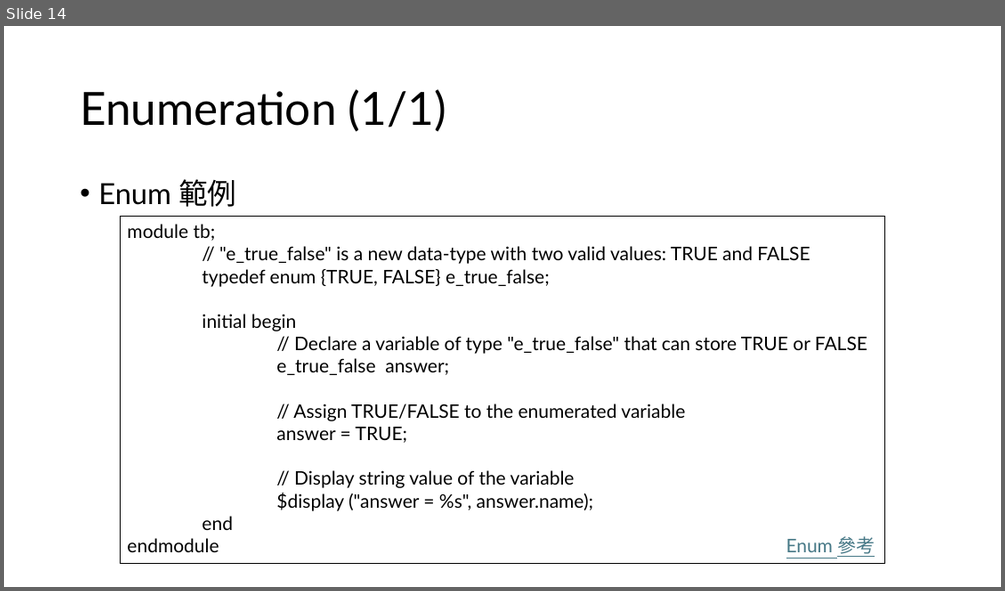
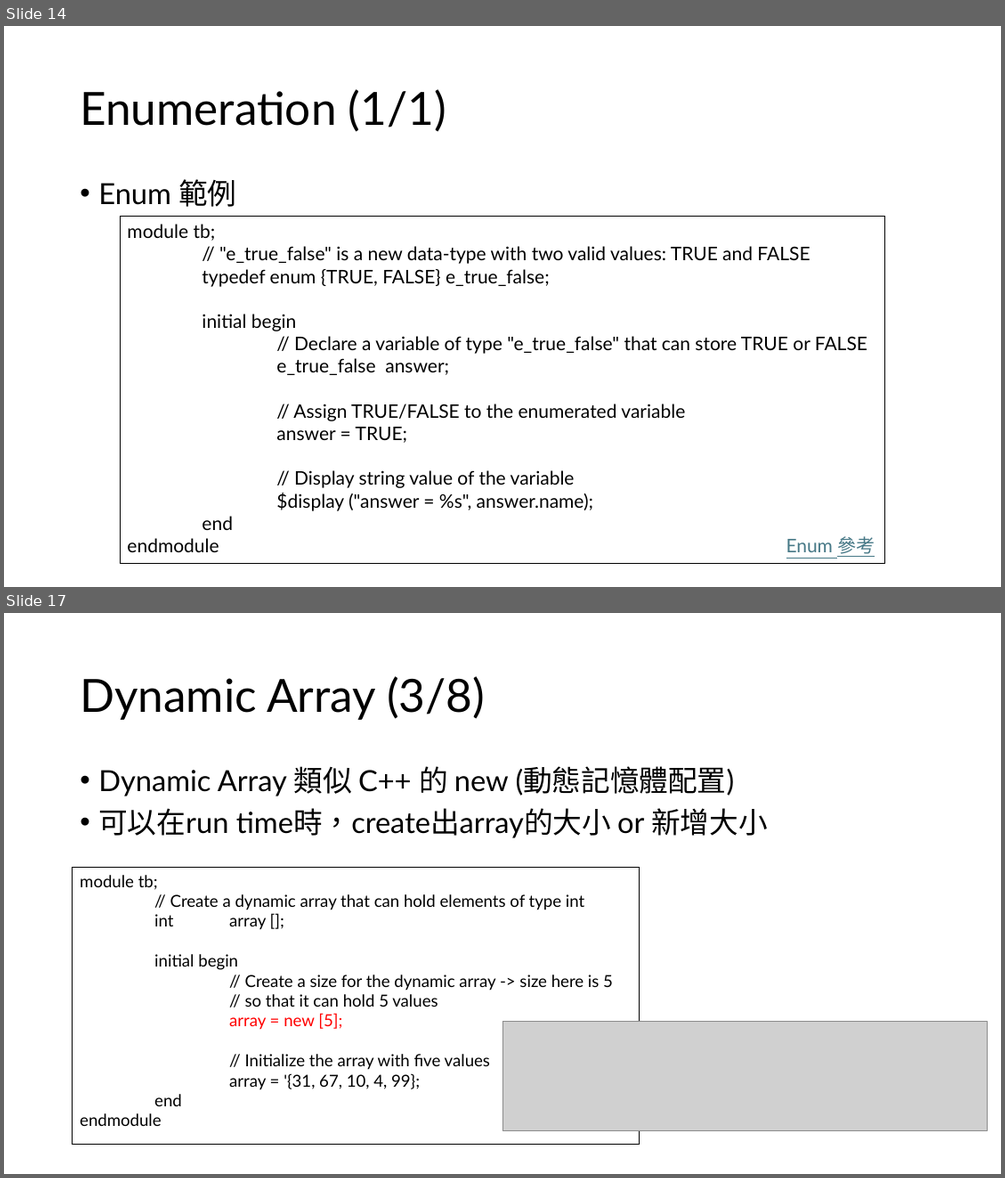
Before and after one commit to s9001055/DV_learning, a slide deck: systemverilog/SystemVerilog_語法學習.pptx. Shown one above the other, each under a label of ours: slide 14 before the commit, slides 14 and 17 after it; the slides between them are not shown. The pictures are 1005x591 and 1005x1178 pixels, drawn with LibreOffice and Linux fonts; fonts in the diff are those of the drawing; grey boxes stand for pictures. Boxes give left, top, right and bottom in pixels: in the first picture for what was removed or moved away, otherwise in the second. Text is boxed around its words. In the diff, an @@ line names an element or a change of style, - is before the commit and + after.

Commit message:
finish array part

```diff
--- a/systemverilog/SystemVerilog_語法學習.pptx
+++ b/systemverilog/SystemVerilog_語法學習.pptx
@@ slide 17 added at (x1=4, y1=613, x2=1001, y2=1174), background #FFFFFF @@
@@ title added at (x1=80, y1=676, x2=485, y2=720), 44 pt, text #000000 @@
+Dynamic Array (3/8)
@@ text added at (x1=98, y1=766, x2=768, y2=838), 28 pt, text #000000 @@
+• Dynamic Array 類似 C++ 的 new (動態記憶體配置)
+• 可以在run time時，create出array的大小 or 新增大小
@@ rectangle added at (x1=73, y1=868, x2=639, y2=1144), outline #000000 0.75 pt, 16 pt, text #000000 @@
+module tb;
+// Create a dynamic array that can hold elements of type int
+int array [];
+initial begin
+// Create a size for the dynamic array -> size here is 5
+// so that it can hold 5 values
+array = new [5];
+// Initialize the array with five values
+array = '{31, 67, 10, 4, 99};
+end
+endmodule
@@ picture added at (x1=502, y1=1022, x2=987, y2=1131) @@
```
Also in this commit, not shown: 3 slides changed, 4 other slides added.
